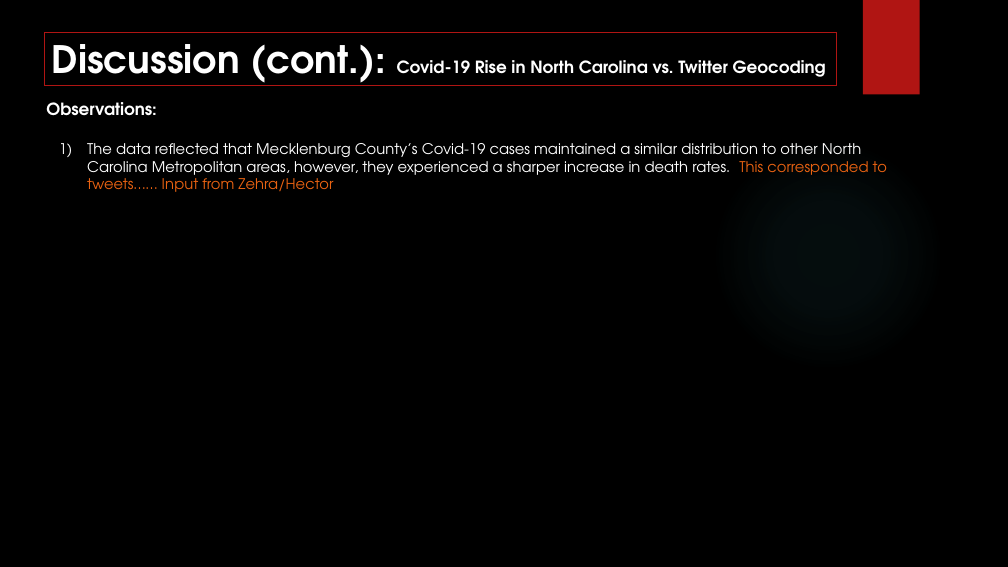
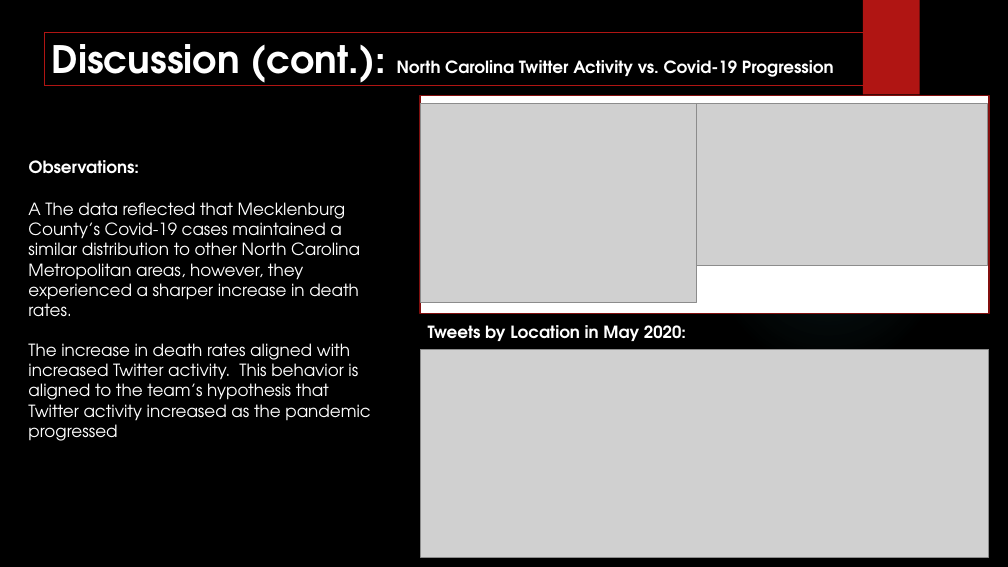
Before and after one commit to znurtokatli/COVID19TweetsDataAnalyzer, a slide deck: slide 12 of Cleaning/Data Analytics ProjectPres_LP_review.pptx. Drawn at 1008x567 pixels with LibreOffice and Linux fonts; fonts in the diff are those of the drawing; grey boxes stand for pictures; background and template pictures are left out. Boxes give left, top, right and bottom in pixels: in the first picture for what was removed or moved away, otherwise in the second. Text is boxed around its words. In the diff, an @@ line names an element or a change of style, - is before the commit and + after.

```diff
--- a/Cleaning/Data Analytics ProjectPres_LP_review.pptx
+++ b/Cleaning/Data Analytics ProjectPres_LP_review.pptx
@@ rectangle "Discussion (cont.): North Carolina Twitter ...": place and size @@
-rectangle "Discussion (cont.): North Carolina Twitter ..." at (44,32,837,85)
+rectangle "Discussion (cont.): North Carolina Twitter ..." at (44,32,871,85)
@@ text in rectangle at (52,32,834,86): text changed @@
-Discussion (cont.): Covid-19 Rise in North Carolina vs. Twitter Geocoding
+Discussion (cont.): North Carolina Twitter Activity vs. Covid-19 Progression
@@ rectangle added at (420,95,989,313), fill #FFFFFF, outline #82100E 1.5 pt @@
@@ picture added at (420,103,696,302) @@
@@ picture added at (696,103,988,265) @@
@@ text "Observations:": place and size @@
-text "Observations:" at (46,102,157,116)
+text "Observations:" at (29,160,140,174)
@@ text at (28,202,370,441): text changed; size 14 to 16 pt @@
-1) The data reflected that Mecklenburg County’s Covid-19 cases maintained a similar distribution to other North Carolina Metropolitan areas, however, they experienced a sharper increase in death rates. This corresponded to tweets…… Input from Zehra/Hector
+A The data reflected that Mecklenburg County’s Covid-19 cases maintained a similar distribution to other North Carolina Metropolitan areas, however, they experienced a sharper increase in death rates.
+The increase in death rates aligned with increased Twitter activity. This behavior is aligned to the team’s hypothesis that Twitter activity increased as the pandemic progressed
@@ text added at (428,325,686,341), 16 pt, text #FFFFFF, bold @@
+Tweets by Location in May 2020:
@@ picture added at (420,349,989,557) @@
```
Also in this commit, not shown: 8 other slides changed, 2 slides added, 4 slides removed.
